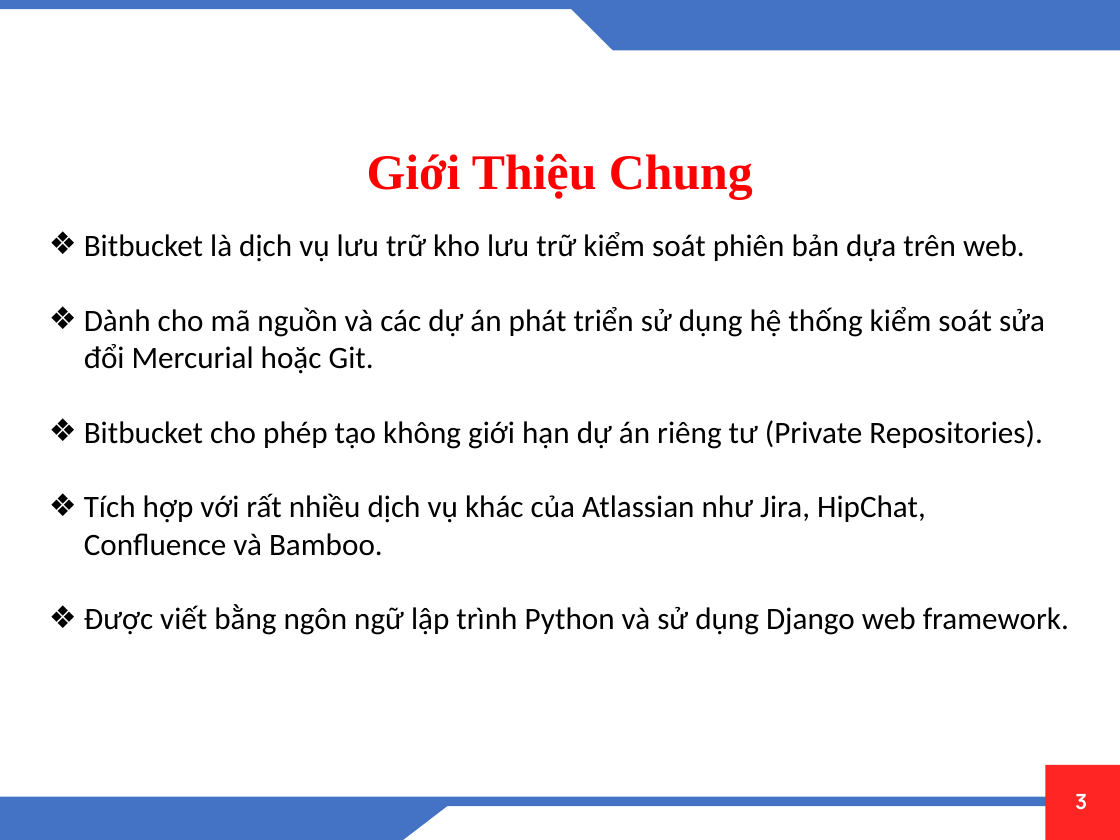
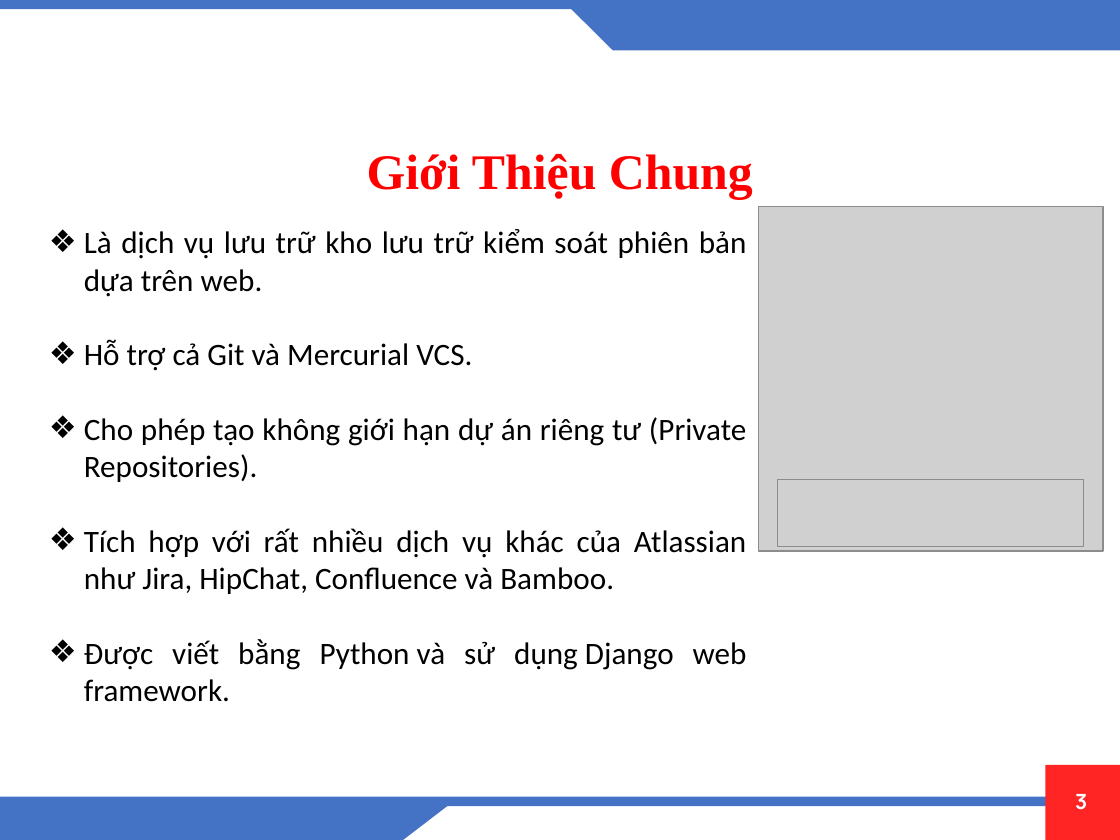
Before and after one commit to tmduyet/moitruongphanmem, a slide deck: slide 3 of Đóng gói phần mềm [Autosaved].pptx. Drawn at 1120x840 pixels with LibreOffice and Linux fonts; fonts in the diff are those of the drawing; grey boxes stand for pictures; background and template pictures are left out. Boxes give left, top, right and bottom in pixels: in the first picture for what was removed or moved away, otherwise in the second. Text is boxed around its words. In the diff, an @@ line names an element or a change of style, - is before the commit and + after.

```diff
--- a/Đóng gói phần mềm [Autosaved].pptx
+++ b/Đóng gói phần mềm [Autosaved].pptx
@@ picture added at (758, 206, 1103, 551) @@
@@ text at (84, 229, 747, 482): text changed @@
-❖ Bitbucket là dịch vụ lưu trữ kho lưu trữ kiểm soát phiên bản dựa trên web.
-❖ Dành cho mã nguồn và các dự án phát triển sử dụng hệ thống kiểm soát sửa đổi Mercurial hoặc Git.
-❖ Bitbucket cho phép tạo không giới hạn dự án riêng tư (Private Repositories).
+❖ Là dịch vụ lưu trữ kho lưu trữ kiểm soát phiên bản dựa trên web.
+❖ Hỗ trợ cả Git và Mercurial VCS.
+❖ Cho phép tạo không giới hạn dự án riêng tư (Private Repositories).
@@ picture added at (778, 479, 1084, 547) @@
@@ text at (84, 528, 746, 594): alignment left to justified @@
@@ text at (84, 639, 747, 702): text changed @@
-❖ Được viết bằng ngôn ngữ lập trình Python và sử dụng Django web framework.
+❖ Được viết bằng Python và sử dụng Django web framework.
```
Also in this commit, not shown: 3 other slides changed, 4 slides added, 1 slide removed, 1 other file.
